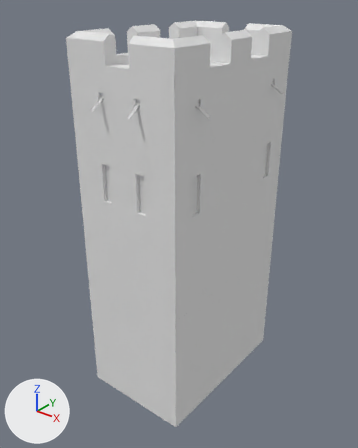
Two versions of the COLLADA model art/meshes/structural/byza_wall_tower.dae, one commit apart.
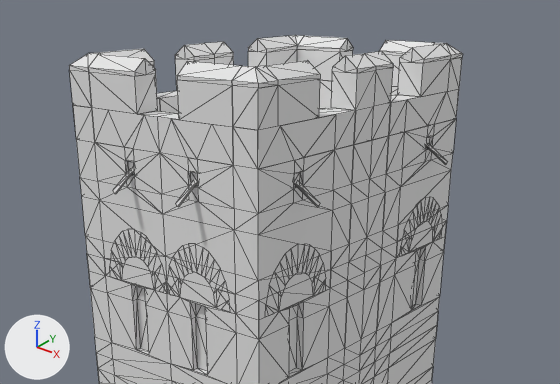
Each version appears first whole from a camera (50 mm lens) standing at (23.8, -30.6, 27.0) and looking at (-0.3, -0.5, 8.3), and next in a close-up on the part from 7% to 97% of the width and 0% to 49% of the height. Arrows for +X, +Y and +Z are at lower left; the lights stay in place. The close-ups show mesh edges as thin lines. Vertices at the same position are counted once.

The older version as bpy lines, for what is in view:
```python
me_cube_017 = bpy.data.meshes.new('Cube.017')
me_cube_017.from_pydata(...)  # 1685 vertices, 1976 faces; spans x -5.6..5.6, y -8.1..8.1, z -6.5..24.1
me_cube_017.materials.append(mat_byzantines_structures)  # white #e7e7e7
ob_byza_wall_tower = bpy.data.objects.new('Byza_wall_tower', me_cube_017)
ob_byza_wall_tower.location = (0.0, 0.0, 0.0)
```
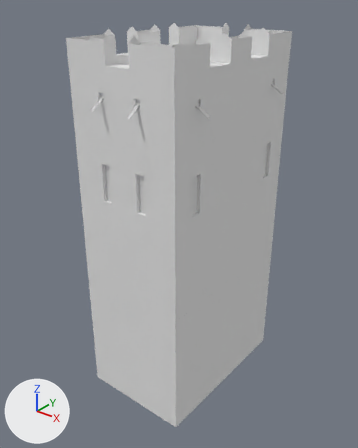
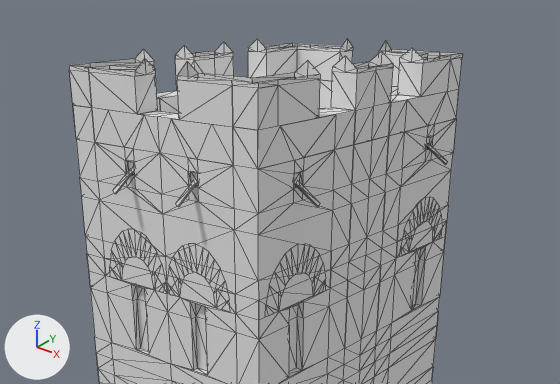
Pixel boxes [x1, y1, x2, y2] of what changed, in the close-ups (560 x 384 px):
'Byza_wall_tower', reshaped
    before: [69, 35, 463, 384]
    after: [69, 38, 463, 384]
part 1 of me_cube_017, cut back
    before: [175, 41, 233, 59]
    after: [175, 42, 233, 59]
part 2 of me_cube_017, cut back
    both: [333, 51, 393, 72]
part 3 of me_cube_017, deleted
    before: [70, 49, 320, 83]
part 4 of me_cube_017, deleted
    before: [258, 35, 462, 59]

The edits, one by one:
me_cube_017 is used by ob_byza_wall_tower; location (0.0, 0.0, 0.0).
me_cube_017 had 1685 vertices, 1976 faces and spanned x -5.6..5.6, y -8.1..8.1, z -6.5..24.1.
me_cube_017 now has 1659 vertices, 1900 faces and spans x -5.6..5.6, y -8.1..8.1, z -6.5..24.1.
Part 1, on me_cube_017:
3 vertices are removed from x -4.2, y -1.3..1.3, z 24.1.
12 faces are deleted.
4 new faces join them.
Part 2, on me_cube_017:
3 vertices are removed from x 4.2, y -1.3..1.3, z 24.1.
12 faces are deleted.
4 new faces join them.
Part 3, on me_cube_017:
10 vertices are removed from x -4.8..4.8, y -6.7..-6.2, z 23.6..24.1.
30 faces are deleted.
Part 4, on me_cube_017:
10 vertices are removed from x -4.8..4.8, y 6.2..6.7, z 23.6..24.1.
30 faces are deleted.
